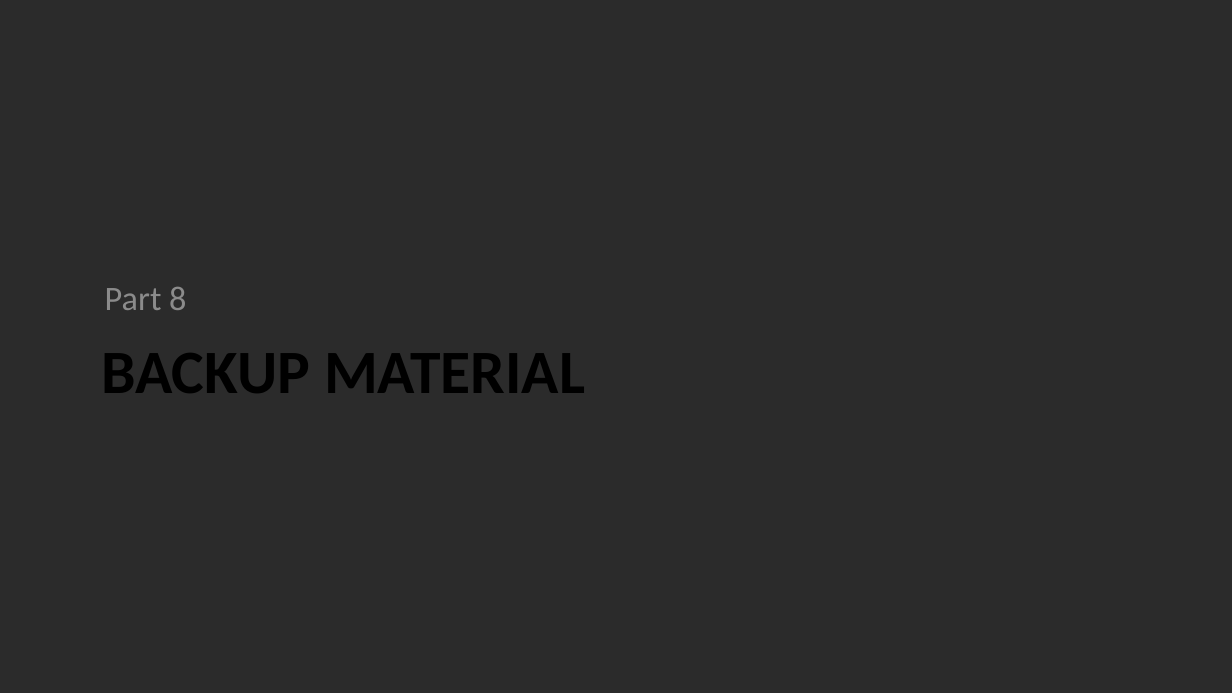
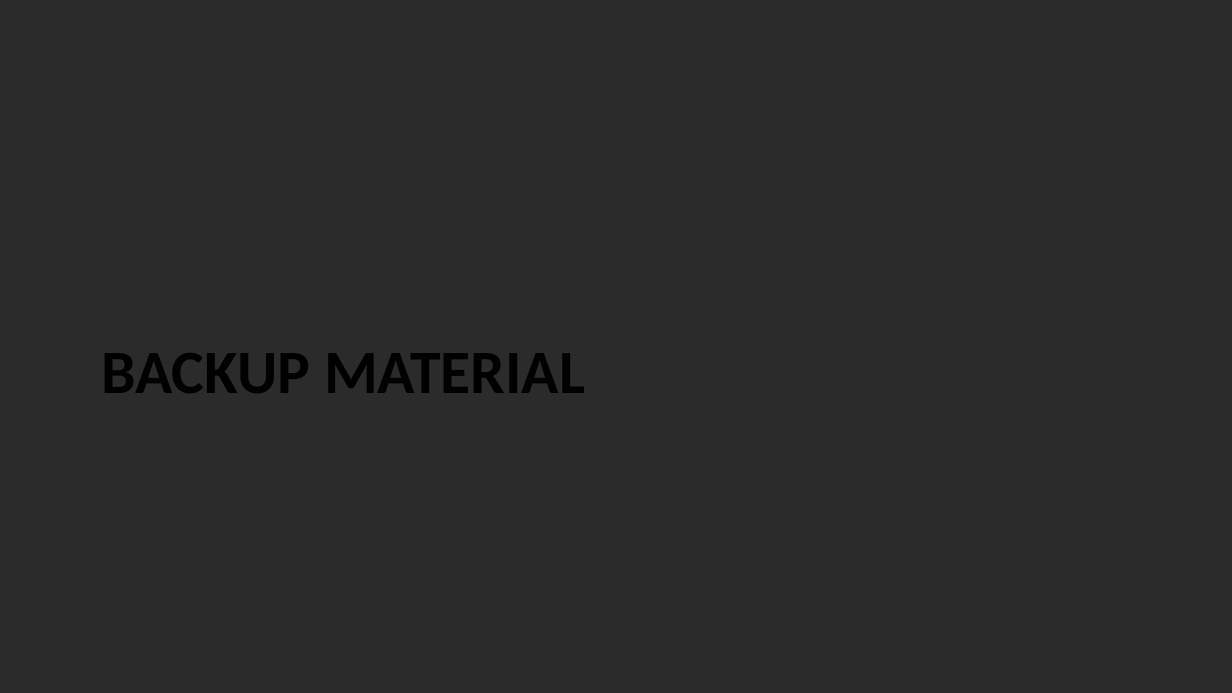
Before and after one commit to Alan-Lomax/MERG-SIG-Presentations, a slide deck: slide 33 of Introduction to Class Programming Part 1.pptx. Drawn at 1232x693 pixels with LibreOffice and Linux fonts; fonts in the diff are those of the drawing; background and template pictures are left out; a plain dark background stands for a picture behind light text. Boxes give left, top, right and bottom in pixels: in the first picture for what was removed or moved away, otherwise in the second. Text is boxed around its words. In the diff, an @@ line names an element or a change of style, - is before the commit and + after.

Commit message:
Update Introduction to Class Programming Part 1.pptx
Last of the last minute tweaks. Fixed Links on various title pages.

```diff
--- a/Introduction to Class Programming Part 1.pptx
+++ b/Introduction to Class Programming Part 1.pptx
@@ text removed at <box>105,287,186,310</box> @@
-Part 8
```
Also in this commit, not shown: 2 other slides changed.
